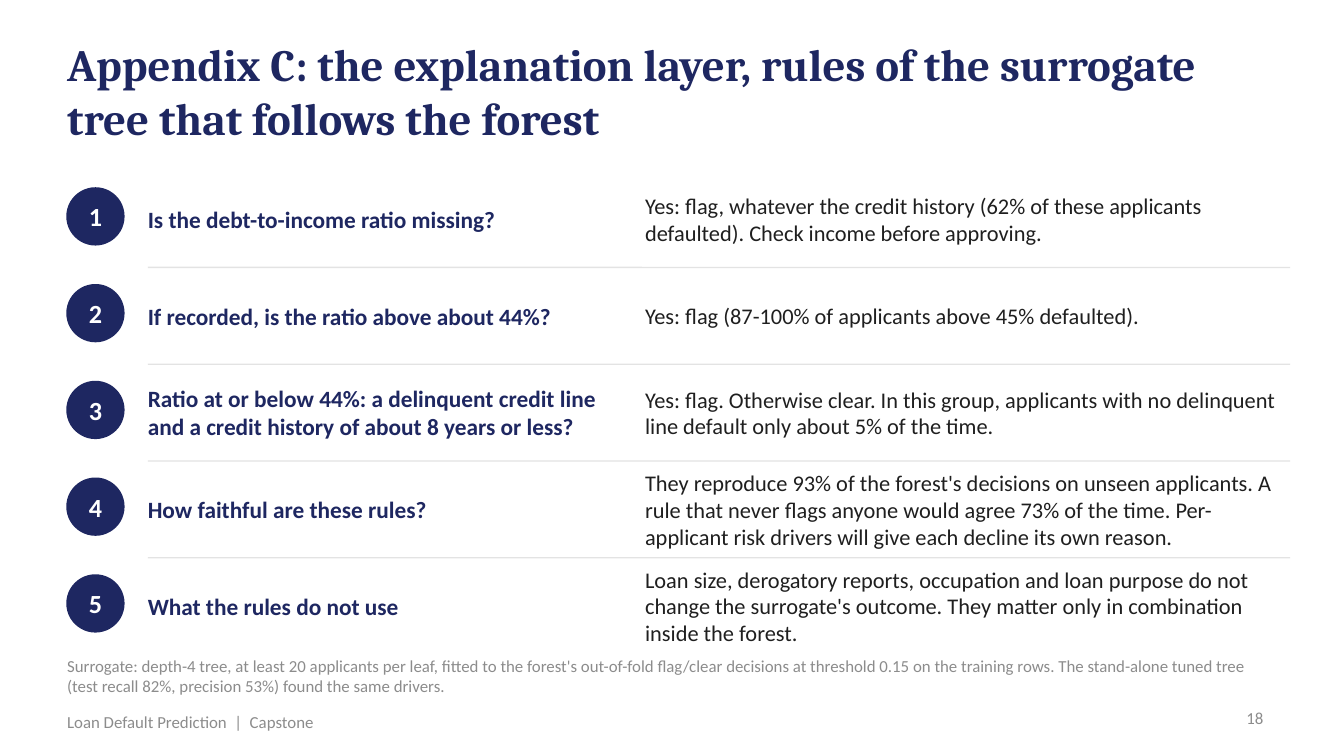
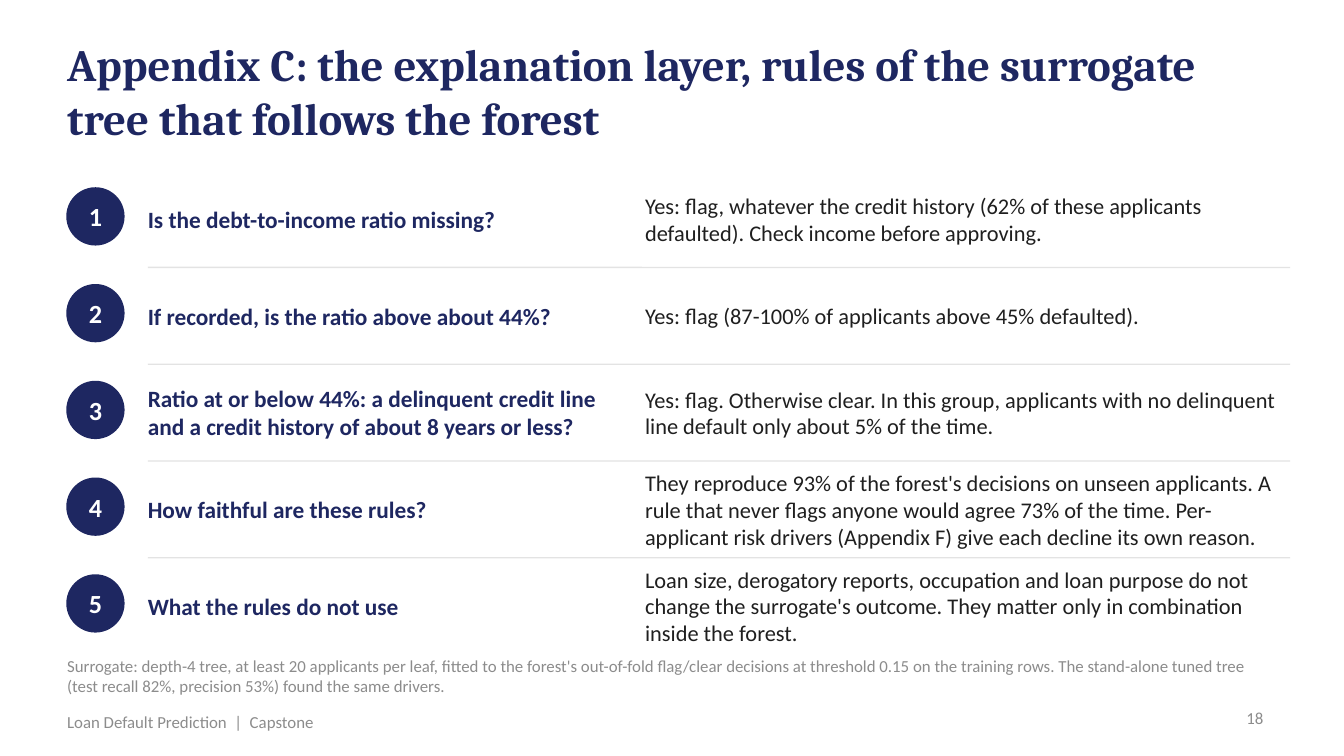
Before and after one commit to shubham1891/Personal-code, a slide deck: slide 18 of presentation/Loan_Default_Prediction_Presentation.pptx. Drawn at 1344x756 pixels with LibreOffice and Linux fonts; fonts in the diff are those of the drawing. Boxes give left, top, right and bottom in pixels: in the first picture for what was removed or moved away, otherwise in the second. Text is boxed around its words. In the diff, an @@ line names an element or a change of style, - is before the commit and + after.

```diff
--- a/presentation/Loan_Default_Prediction_Presentation.pptx
+++ b/presentation/Loan_Default_Prediction_Presentation.pptx
@@ text at (x1=645, y1=475, x2=1271, y2=549): text changed @@
-They reproduce 93% of the forest's decisions on unseen applicants. A rule that never flags anyone would agree 73% of the time. Per-applicant risk drivers will give each decline its own reason.
+They reproduce 93% of the forest's decisions on unseen applicants. A rule that never flags anyone would agree 73% of the time. Per-applicant risk drivers (Appendix F) give each decline its own reason.
```
Also in this commit, not shown: 3 other slides changed, 1 slide added, 14 other files.
